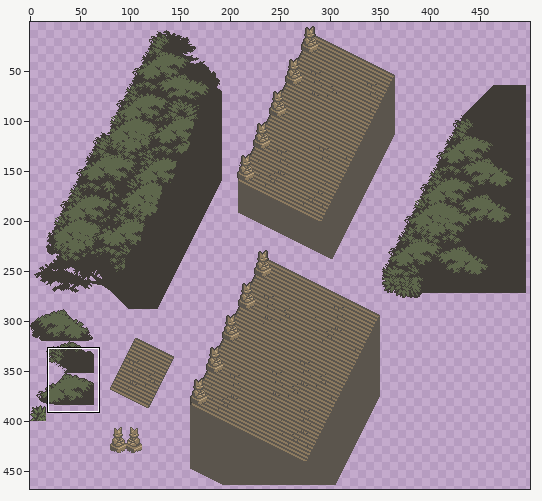
File history of a sprite sheet, Assets/Graphics/World/Materials/temple steps.png. The picture above shows the old version from afar; the outline marks the close-up.
Close-up. As it was:
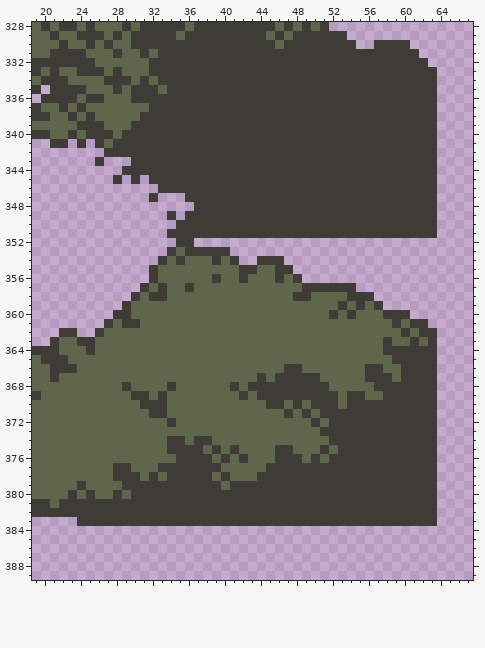
The file is 512x512 pixels. Shown: x 19..67, y 328..389. The wide view leaves out empty margins. The commit also changed other parts of the picture, which this record leaves out.
After the commit:
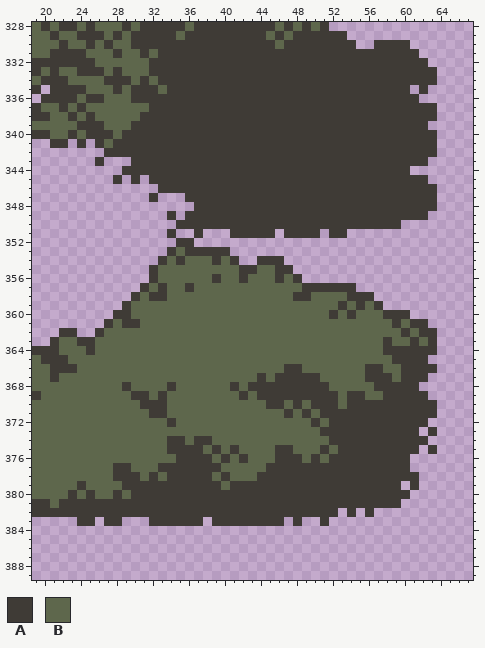
Palette (. is transparent): A #3f3b36  B #5e674c
What changed:
@@ x 59..65 @@
 334 AAAAA..
-335 AAAAA..
-336 AAAAA..
+335 AA.A...
+336 AAA....
 337 AAAAA..
 338 AAAAA..
-339 AAAAA..
+339 AAAA...
 340 AAAAA..
@@ x 59..65 @@
 342 AAAAA..
-343 AAAAA..
-344 AAAAA..
-345 AAAAA..
+343 AAAA...
+344 AA.....
+345 AAAA...
 346 AAAAA..
@@ x 33..65 @@
 348 ....AAAAAAAAAAAAAAAAAAAAAAAAAAA..
-349 .A.AAAAAAAAAAAAAAAAAAAAAAAAAAAA..
-350 ..AAAAAAAAAAAAAAAAAAAAAAAAAAAAA..
-351 .AAAAAAAAAAAAAAAAAAAAAAAAAAAAAA..
+349 .A.AAAAAAAAAAAAAAAAAAAAAAAAAAA...
+350 ..AAAAAAAAAAAAAAAAAAAAAAAAA......
+351 .A..A...AAAAA.AAAA.AA............
 352 ..AA.............................
@@ x 19..67 @@
 364 AAABBBABBBBBBBBBBBBBBBBBBBBBBBBBBBBBBBBAAAAAA....
-365 BAAABBBBBBBBBBBBBBBBBBBBBBBBBBBBBBBBBBBBAAAAA....
+365 BAAABBBBBBBBBBBBBBBBBBBBBBBBBBBBBBBBBBBBAAAA.....
 366 BBAAABBBBBBBBBBBBBBBBBBBBBBBAABBBBBBBAABBAAAA....
-367 BBABBBBBBBBBBBBBBBBBBBBBBABAAAAABBBBBAAABAAAA....
-368 BBBBBBBBBBABBBBABBBBBBABAAAAAAAAABBBBBAAAAAAA....
-369 ABBBBBBBBBBAABABBBBBBBBABAAAAAAAAABAABBAAAAAA....
+367 BBABBBBBBBBBBBBBBBBBBBBBBABAAAAABBBBBAAABAAA.....
+368 BBBBBBBBBBABBBBABBBBBBABAAAAAAAAABBBBBAAAAA......
+369 ABBBBBBBBBBAABABBBBBBBBABAAAAAAAAABAABBAAAAA.....
 370 BBBBBBBBBBBBAAABBBBBBBBBBBAABABAAABAAAAAAAAAA....
 371 BBBBBBBBBBBBBAABBBBBBBBBBBBBABABAAAAAAAAAAAAA....
-372 BBBBBBBBBBBBBBBABBBBBBBBBBBBBBBABAAAAAAAAAAAA....
-373 BBBBBBBBBBBBBBBBBBBBBBBBBBBBBBBBAAAAAAAAAAAAA....
-374 BBBBBBBBBBBBBBBAABAABBBBBBBBBBBBBAAAAAAAAAAAA....
-375 BBBBBBBBBBBBBBBAAAABABABBBBAABBBABAAAAAAAAAAA....
-376 BBBBBBBBBBBBBBBBAAAABABABBBAAABABAAAAAAAAAAAA....
-377 BBBBBBBBBAABBBAAAAAAABBBBBAAAAAAAAAAAAAAAAAAA....
-378 BBBBBBBBBAAABABAAAAABABBBAAAAAAAAAAAAAAAAAAAA....
-379 BBBBBABBBBAAAAAAAAAAABAAAAAAAAAAAAAAAAAAAAAAA....
-380 BBBBABABBABAAAAAAAAAAAAAAAAAAAAAAAAAAAAAAAAAA....
-381 AABAAAAAAAAAAAAAAAAAAAAAAAAAAAAAAAAAAAAAAAAAA....
-382 AAAAAAAAAAAAAAAAAAAAAAAAAAAAAAAAAAAAAAAAAAAAA....
-383 .....AAAAAAAAAAAAAAAAAAAAAAAAAAAAAAAAAAAAAAAA....
+372 BBBBBBBBBBBBBBBABBBBBBBBBBBBBBBABAAAAAAAAAAA.....
+373 BBBBBBBBBBBBBBBBBBBBBBBBBBBBBBBBAAAAAAAAAAA.A....
+374 BBBBBBBBBBBBBBBAABAABBBBBBBBBBBBBAAAAAAAAAAA.....
+375 BBBBBBBBBBBBBBBAAAABABABBBBAABBBABAAAAAAAAA.A....
+376 BBBBBBBBBBBBBBBBAAAABABABBBAAABABAAAAAAAAA.......
+377 BBBBBBBBBAABBBAAAAAAABBBBBAAAAAAAAAAAAAAAA.......
+378 BBBBBBBBBAAABABAAAAABABBBAAAAAAAAAAAAAAAAAA......
+379 BBBBBABBBBAAAAAAAAAAABAAAAAAAAAAAAAAAAAAA.A......
+380 BBBBABABBABAAAAAAAAAAAAAAAAAAAAAAAAAAAAAAA.......
+381 AABAAAAAAAAAAAAAAAAAAAAAAAAAAAAAAAAAAAAAA........
+382 AAAAAAAAAAAAAAAAAAAAAAAAAAAAAAAAAA.A.A...........
+383 .....AA.AA...AAAAAA.AAAAAAAA.A..A................
 384 .................................................
Changed places in both close-ups, as pixel boxes (x1, y1, x2, y2):
erased: (410, 85, 437, 130)
erased: (410, 157, 437, 184)
erased: (275, 211, 437, 238)
erased: (176, 229, 230, 238)
erased: (284, 355, 437, 526)
erased: (95, 517, 149, 526)
erased: (203, 517, 212, 526)
